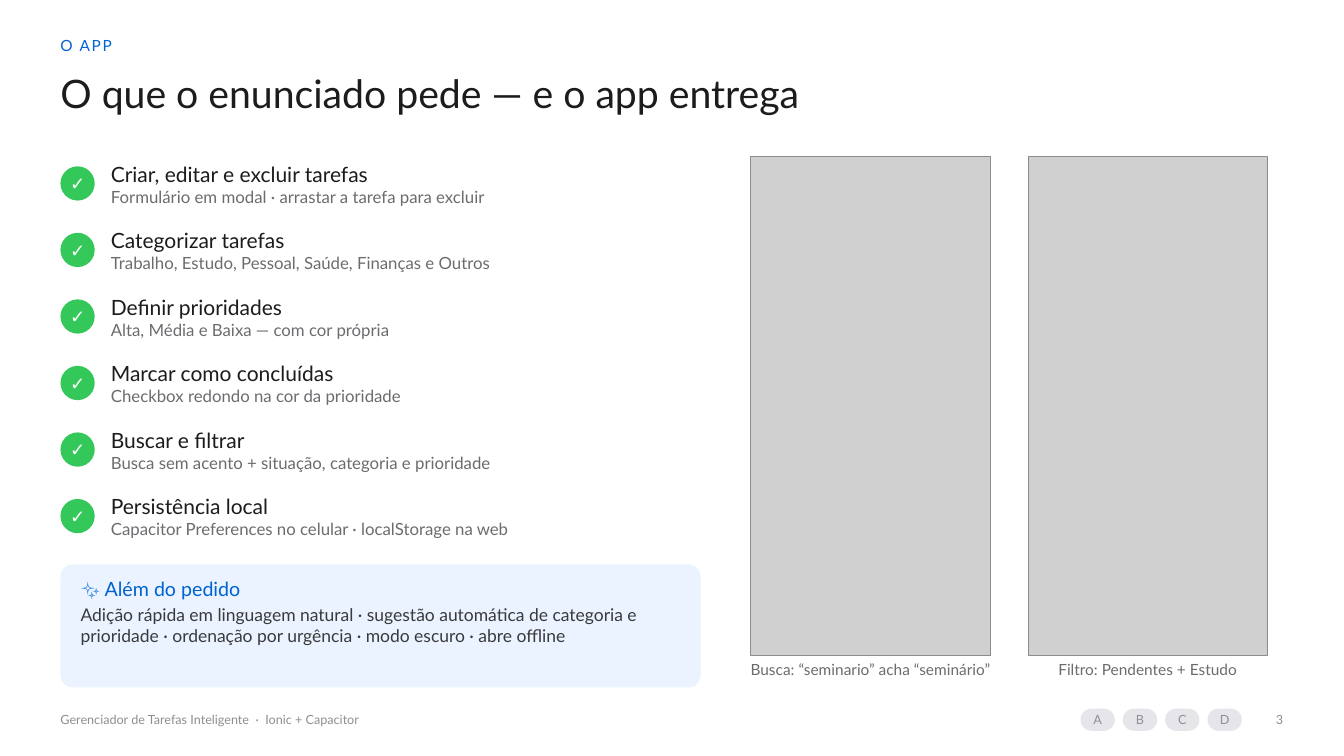
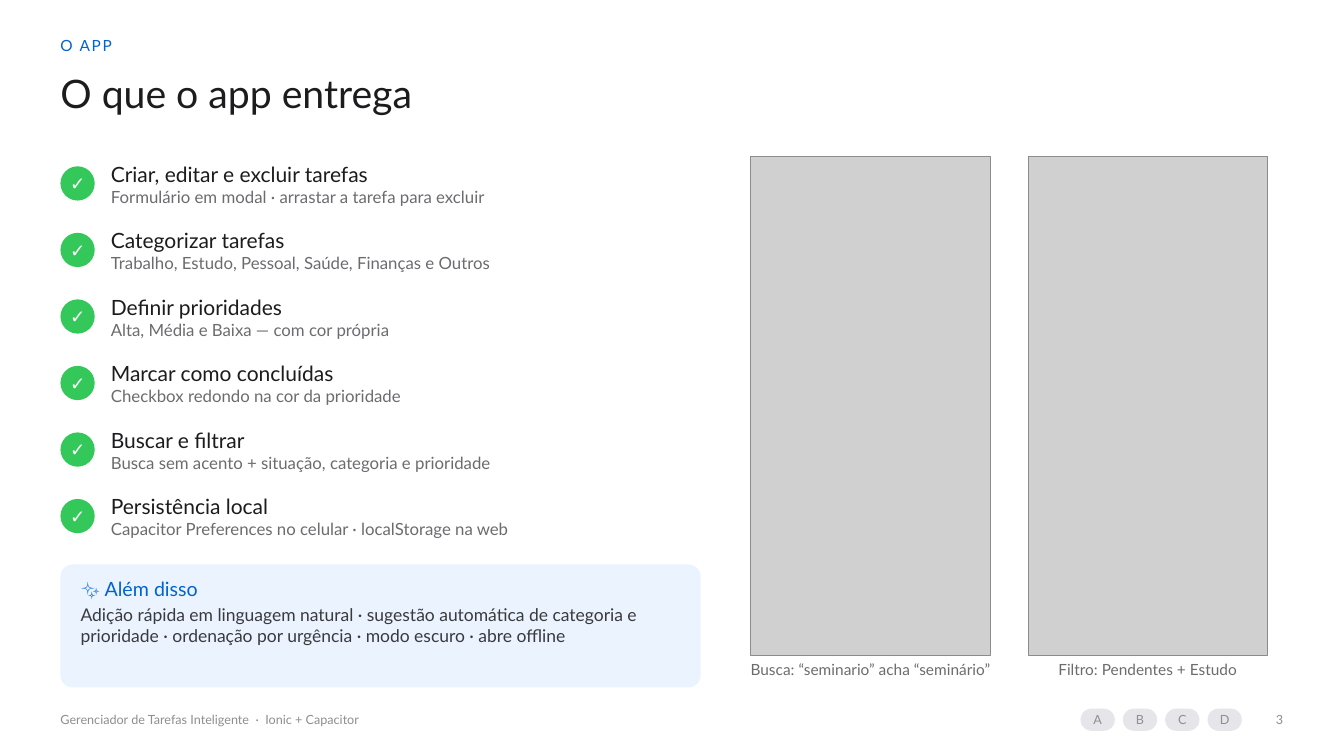
Before and after one commit to jdecarli6/DESENWEB, a slide deck: slide 3 of slides/apresentacao.pptx. Drawn at 1344x756 pixels with LibreOffice and Linux fonts; fonts in the diff are those of the drawing; grey boxes stand for pictures. Boxes give left, top, right and bottom in pixels: in the first picture for what was removed or moved away, otherwise in the second. Text is boxed around its words. In the diff, an @@ line names an element or a change of style, - is before the commit and + after.

```diff
--- a/slides/apresentacao.pptx
+++ b/slides/apresentacao.pptx
@@ text at (60, 79, 412, 115): text changed @@
-O que o enunciado pede — e o app entrega
+O que o app entrega
@@ text at (105, 581, 198, 596): text changed @@
-✨ Além do pedido
+✨ Além disso
```
Also in this commit, not shown: 5 other slides changed, 6 other files.
